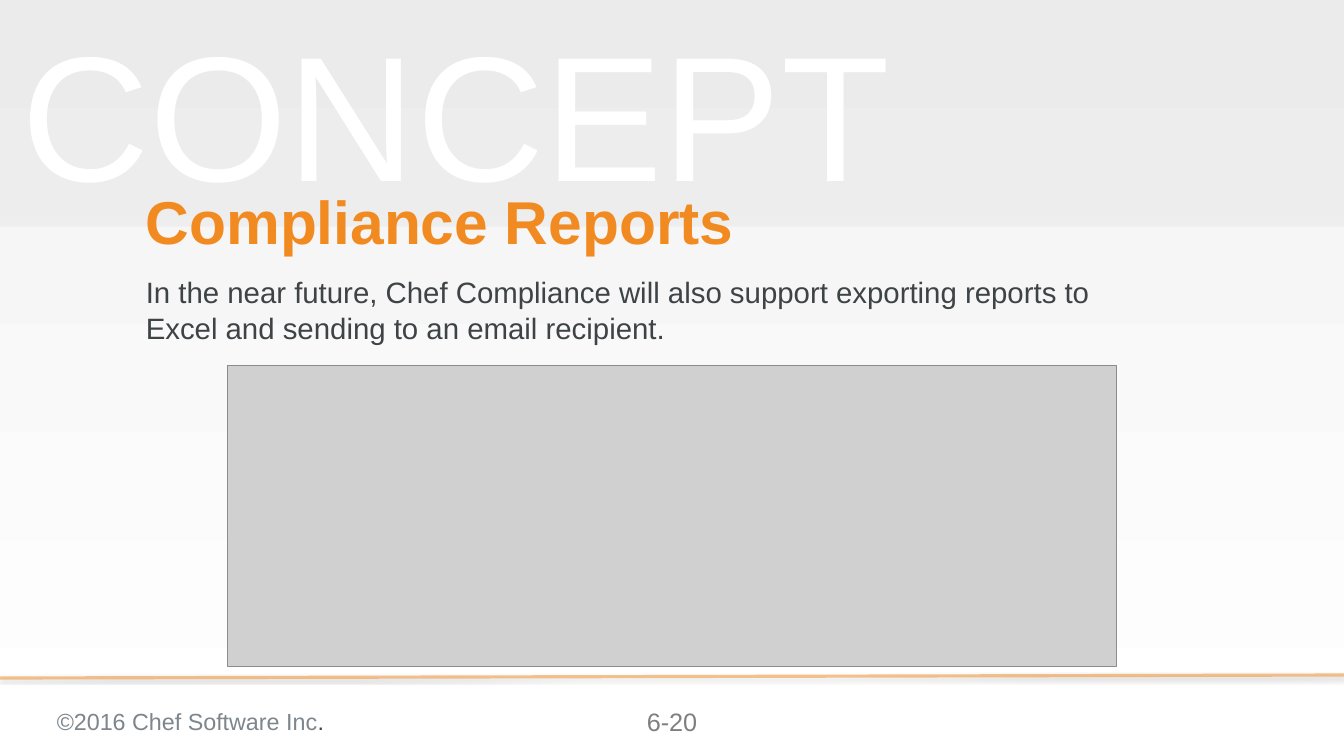
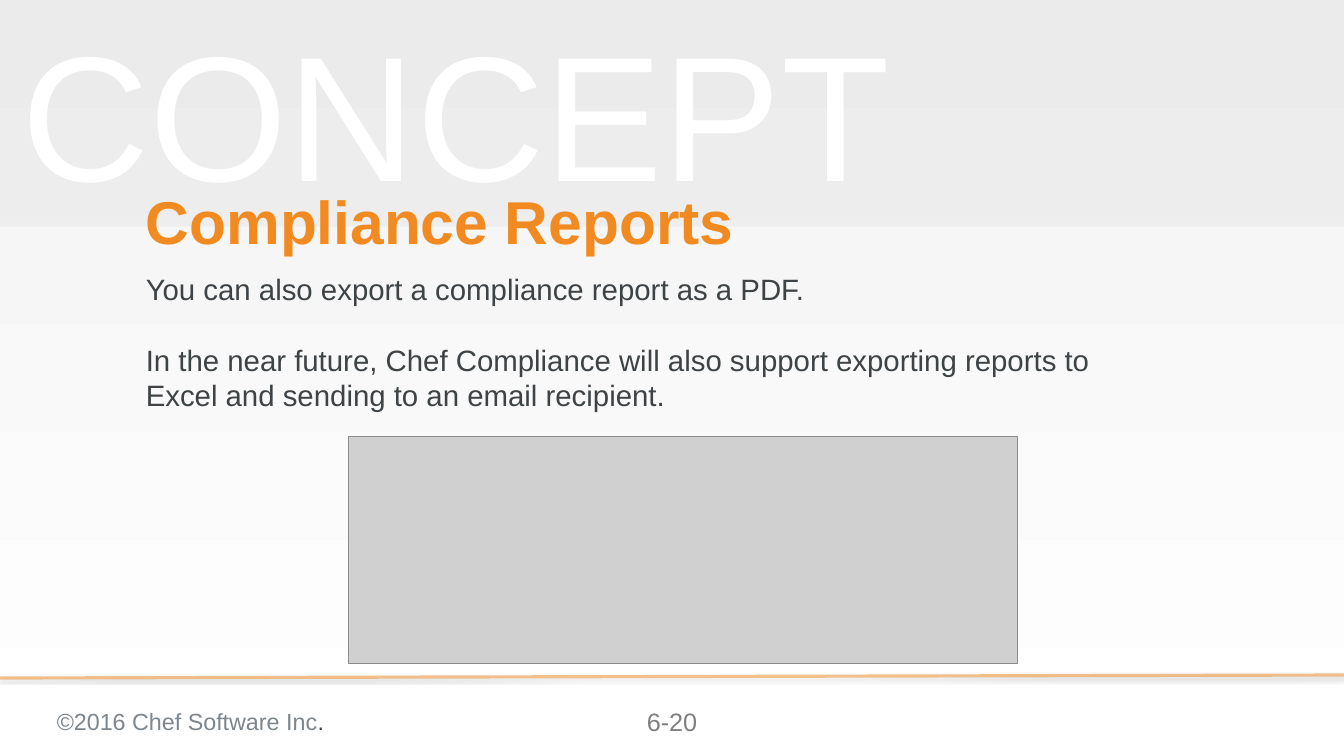
Before and after one commit to bchamby/chef-compliance-installation-configuration-operation, a slide deck: slide 20 of 06-scheduling-scans-reports.pptx. Drawn at 1344x756 pixels with LibreOffice and Linux fonts; fonts in the diff are those of the drawing; grey boxes stand for pictures; background and template pictures are left out. Boxes give left, top, right and bottom in pixels: in the first picture for what was removed or moved away, otherwise in the second. Text is boxed around its words. In the diff, an @@ line names an element or a change of style, - is before the commit and + after.

Commit message:
Finished Export Reports for Win

```diff
--- a/06-scheduling-scans-reports.pptx
+++ b/06-scheduling-scans-reports.pptx
@@ subtitle at <box>146,278,804,306</box>: paragraph added @@
+You can also export a compliance report as a PDF.
@@ picture: place and size @@
-picture at <box>228,365,1116,666</box>
+picture at <box>348,436,1017,663</box>
```
Also in this commit, not shown: 6 other slides changed, 3 slides added, 1 slide removed.
